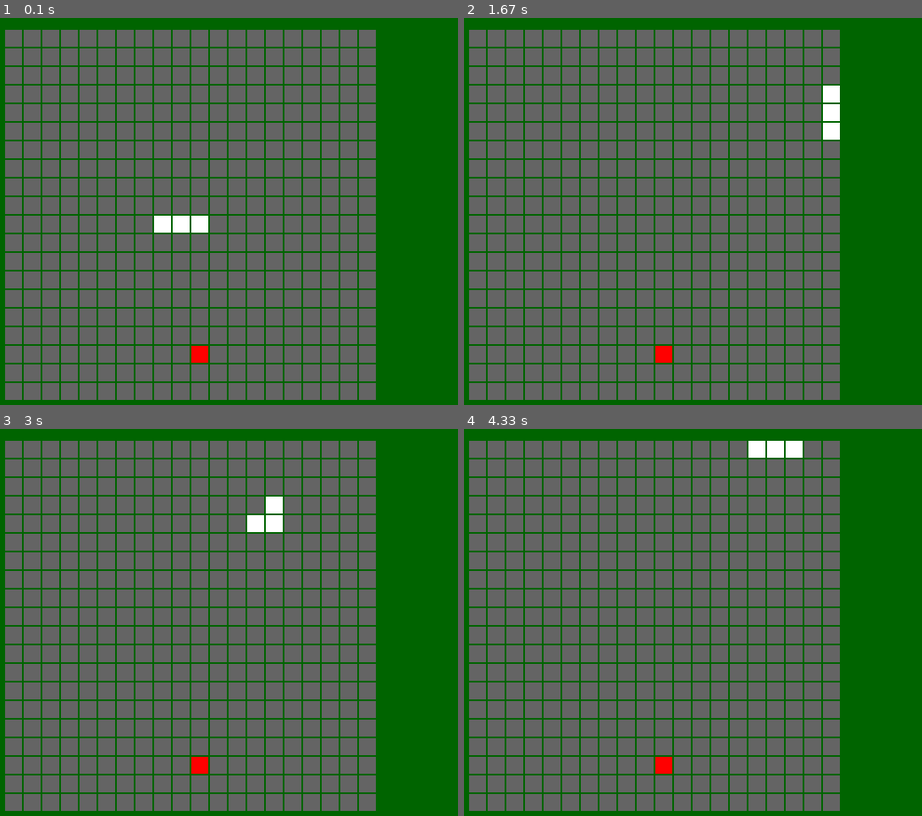
Above: before the commit, frames 1-4 (two rows, left to right).
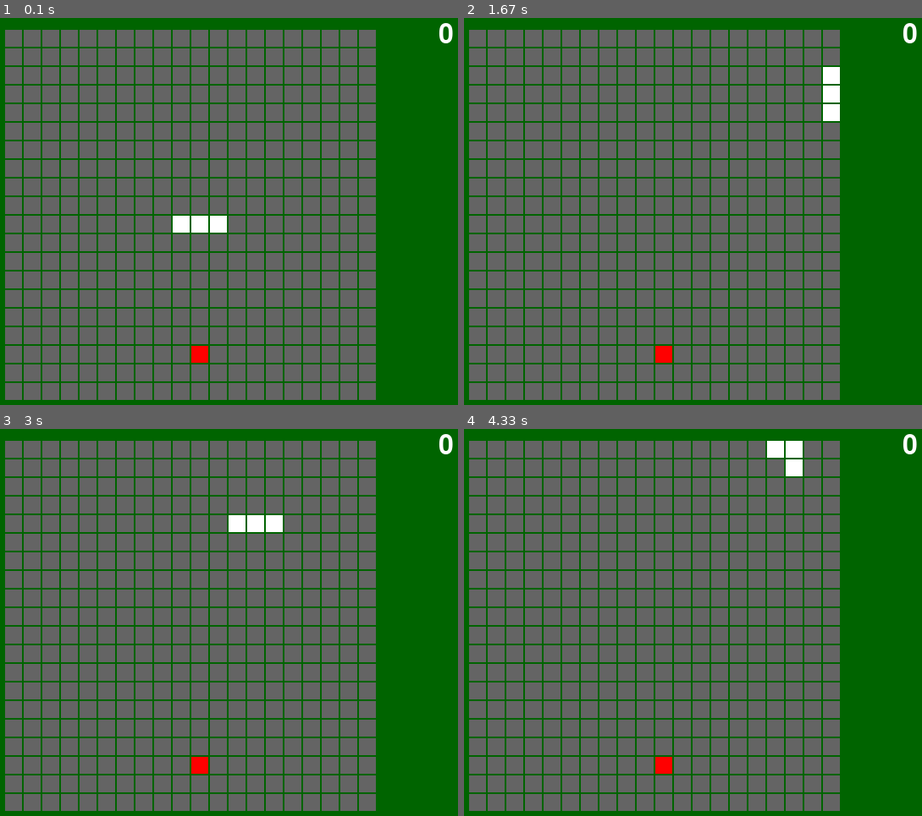
Above: after the commit, the same moments.

Repository: od107/pygame
Game: pygame game, started from My_snake.py
Two runs of this game, one before a commit and one after it. Both use one fixed random seed, a clock stepped at 60 frames per second and the inputs below.
Inputs:
- Up to frame 1 (0.1 s): no input
- Up to frame 2 (1.67 s): hold Right 0.33-0.8 s; hold Up 0.83-1.3 s; hold Up from 1.33 s (still down)
- Up to frame 3 (3 s): release Up at 1.8 s; hold Left 1.83-2.37 s; hold Down 2.4-2.7 s; hold Left from 2.73 s (still down)
- Up to frame 4 (4.33 s): release Left at 3.13 s; hold Up 3.17-3.53 s; hold Right 3.57-4.2 s; hold Down from 4.23 s (still down)

The runs differ from the first frame. In frame 1, 0.4% of the frame differs, in the area x 33-99%, y 1-56%; in frame 2, 0.4%; in frame 3, 0.4%; in frame 4, 0.4%.

Commit message:
added snake score and fixed own-collision bug

Diff:
--- a/My_snake.py
+++ b/My_snake.py
@@ -26,7 +26,8 @@
 ORANGE   = (255, 128,   0)
 PURPLE   = (255,   0, 255)
 CYAN     = (  0, 255, 255)
-DGREEN   = (0  , 100,   0)
+DGREEN   = (  0, 100,   0)
+BLACK    = (  0,   0,   0)
 
 BGCOLOR = DGREEN
 LIGHTBGCOLOR = YELLOW
@@ -41,7 +42,6 @@
 DOWN = 'down'
 
 GODMODE = False
-
 SNAKELENGTH = 3
 
 def main():
@@ -58,13 +58,14 @@
     snakeDirection = RIGHT
     snake = initSnake(snakeHead)
     food = initFood(snake)
+    score = 0
 
 
     DISPLAYSURF.fill(BGCOLOR)
 
     while True: # main game loop
         DISPLAYSURF.fill(BGCOLOR) # drawing the window
-        drawBoard(mainBoard, snake, food)
+        newDirection = None
 
         for event in pygame.event.get(): # event handling loop
             if event.type == QUIT or (event.type == KEYUP and event.key == K_ESCAPE):
@@ -72,13 +73,15 @@
                 sys.exit()
             elif event.type == KEYDOWN:
                 if event.key == K_UP and snakeDirection != DOWN:
-                    snakeDirection = UP
+                    newDirection = UP
                 if event.key == K_DOWN and snakeDirection != UP:
-                    snakeDirection = DOWN
+                    newDirection = DOWN
                 if event.key == K_RIGHT and snakeDirection != LEFT:
-                    snakeDirection = RIGHT
+                    newDirection = RIGHT
                 if event.key == K_LEFT and snakeDirection != RIGHT:
-                    snakeDirection = LEFT
+                    newDirection = LEFT
+        if newDirection:
+            snakeDirection = newDirection
 
         # Update snake head
         if(snakeDirection == RIGHT):
@@ -104,14 +107,15 @@
                or snakeHead[0]<0 or snakeHead[1]<0
                or snakeHead in snake):
                 #game is lost
-                gameLostAnimation(mainBoard, snake, food)
+                print(snakeDirection)
+                gameLostAnimation(mainBoard, snake, food, score)
                 mainBoard = initBoard()
                 #put these things in initialisation function
                 snakeHead = [int(BOARDWIDTH/2), int(BOARDHEIGHT/2)]
                 snakeDirection = RIGHT
                 snake = initSnake(snakeHead)
-                #food =
                 initFood(snake)
+                score = 0
 
         #update snake
         snake.insert(0, snakeHead[:])
@@ -119,7 +123,9 @@
             snake.pop()
         else:
             food = initFood(snake, food)
-
+            score += 1
+
+        drawBoard(mainBoard, snake, food, score)
 
         pygame.display.update()
         FPSCLOCK.tick(FPS)
@@ -138,7 +144,6 @@
 
 def initSnake(snakeHead):
     snake = []
-    #snake = [snakeHead]
     assert (snakeHead[0]-SNAKELENGTH+1 > 0) , "initial snake too big"
     for i in range(SNAKELENGTH):
         segment = [snakeHead[0]-(i), snakeHead[1]]
@@ -161,7 +166,7 @@
 
 
 
-def drawBoard(board, snake, food):
+def drawBoard(board, snake, food, score):
     # Draws all of the boxes in their covered or revealed state.
     for boxx in range(BOARDWIDTH):
         for boxy in range(BOARDHEIGHT):
@@ -173,9 +178,14 @@
             else:
                 pygame.draw.rect(DISPLAYSURF, BOXCOLOR, (left, top, BOXSIZE, BOXSIZE))
 
-
-
-def gameLostAnimation(board, snake, food):
+    font_obj = pygame.font.Font('freesansbold.ttf', 32)
+    text_surface_obj = font_obj.render(str(score), True, WHITE)
+    text_rect_obj = text_surface_obj.get_rect()
+    text_rect_obj.top = 10
+    text_rect_obj.right = (WINDOWWIDTH - 10)
+    DISPLAYSURF.blit(text_surface_obj, text_rect_obj)
+
+def gameLostAnimation(board, snake, food, score):
     # flash the background color when the player has lost
     color1 = LIGHTBGCOLOR
     color2 = BGCOLOR
@@ -183,7 +193,7 @@
     for i in range(13):
         color1, color2 = color2, color1 # swap colors
         DISPLAYSURF.fill(color1)
-        drawBoard(board, snake, food)
+        drawBoard(board, snake, food, score)
         pygame.display.update()
         pygame.time.wait(300)
 
